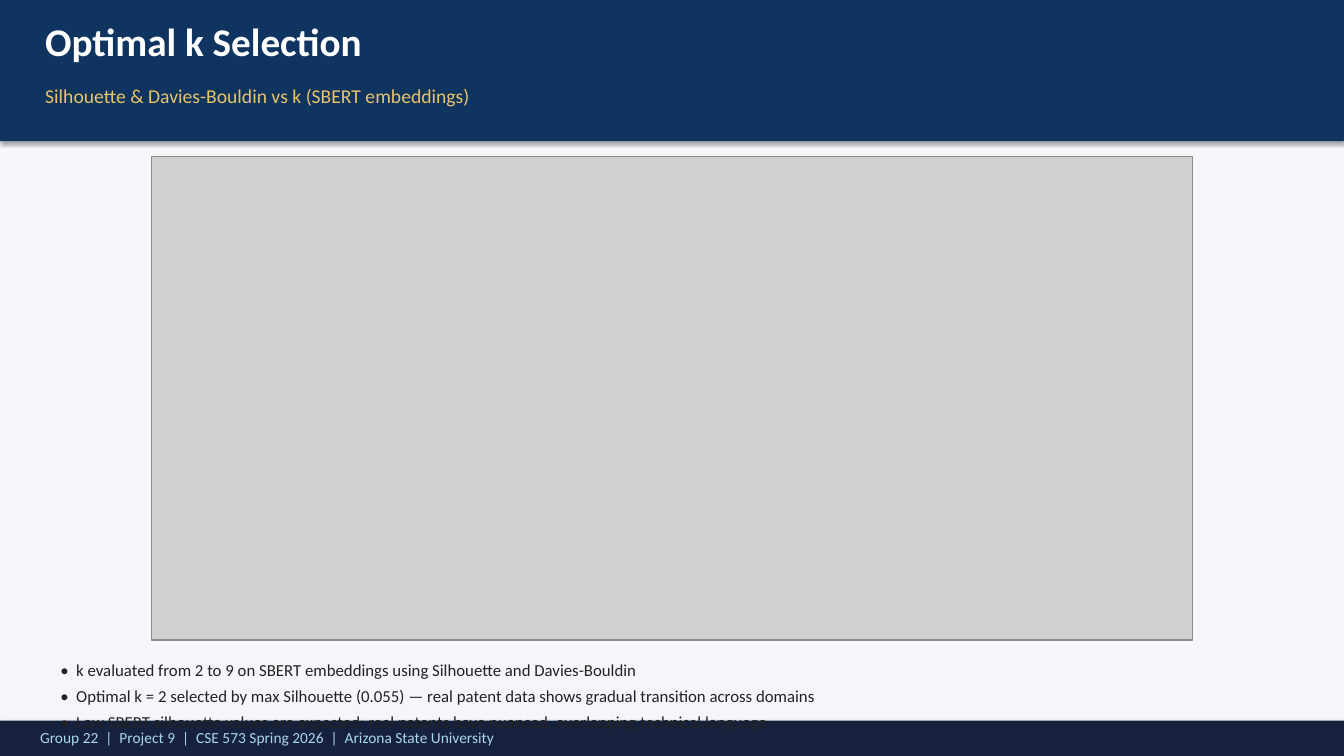
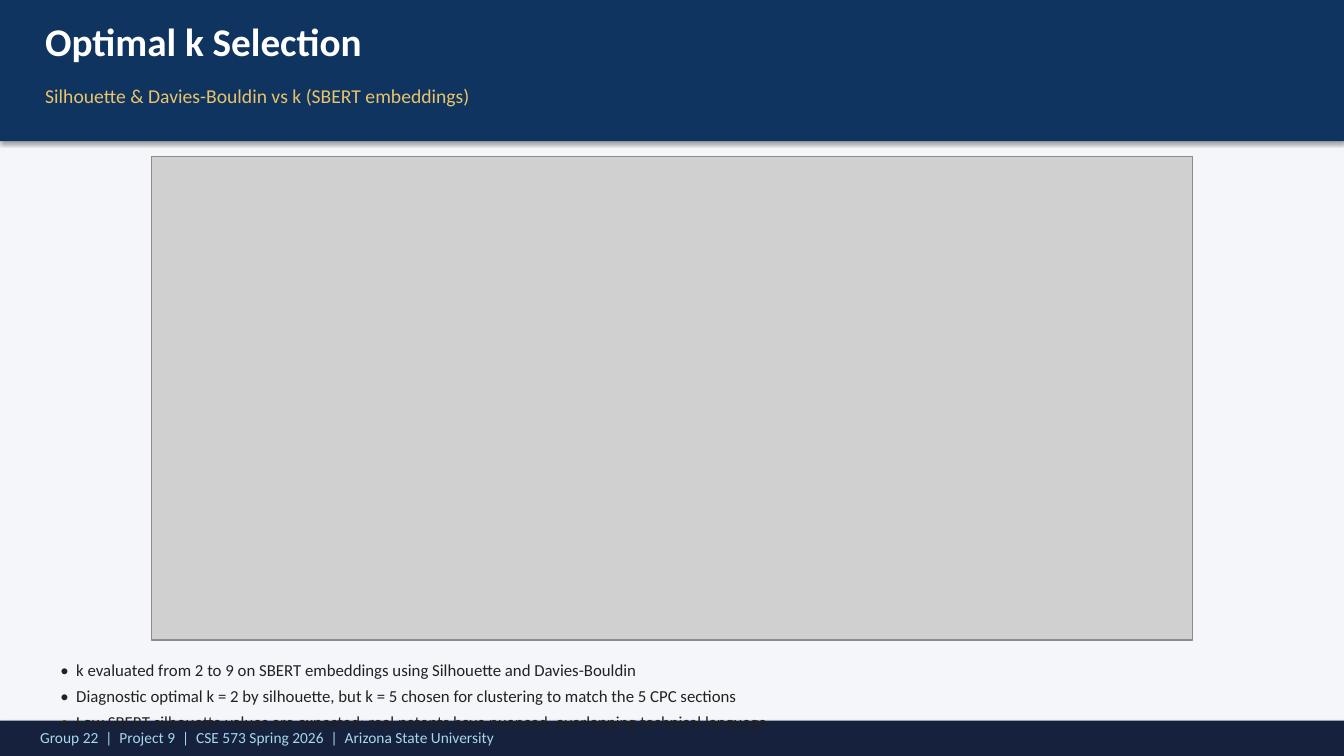
Before and after one commit to ReethikaGogireddy/PatentSummarizer, a slide deck: slide 11 of Group22-Project9-SP26-Group-DEMO-Presentation.pptx. Drawn at 1344x756 pixels with LibreOffice and Linux fonts; fonts in the diff are those of the drawing; grey boxes stand for pictures. Boxes give left, top, right and bottom in pixels: in the first picture for what was removed or moved away, otherwise in the second. Text is boxed around its words. In the diff, an @@ line names an element or a change of style, - is before the commit and + after.

Commit message:
Scale to 5,000 real USPTO patents (10x previous corpus)
Pipeline changes:
- features.py: scale-aware TF-IDF (unigrams above 2k docs, max_df=0.95),
  SBERT embedding cache to disk, gc.collect between heavy steps
- clustering.py: skip Hierarchical Ward at n>6000 (O(n^2) memory),
  reduced stability runs at scale
- main.py: --k argument now overrides silhouette-optimal k for
  interpretable clustering (matches CPC section count)

Result quality at 5k patents:
- LDA + KMeans:    Sil=0.762  DB=0.618  Stab=0.999
- TF-IDF + KMeans: Sil=0.113  DB=3.603  Stab=0.908
- Best ROUGE-1: SBERT + Hierarchical (0.284)
- Best ROUGE-L: LDA + KMeans (0.239)
- Pipeline runs in ~6 min on 8GB RAM laptop

Updated DEMO presentation with new metrics + 5000-patent dataset table.

```diff
--- a/Group22-Project9-SP26-Group-DEMO-Presentation.pptx
+++ b/Group22-Project9-SP26-Group-DEMO-Presentation.pptx
@@ text at [76, 690, 736, 705]: text changed @@
-• Optimal k = 2 selected by max Silhouette (0.055) — real patent data shows gradual transition across domains
+• Diagnostic optimal k = 2 by silhouette, but k = 5 chosen for clustering to match the 5 CPC sections
```
Also in this commit, not shown: 6 other slides changed, 24 other files.
